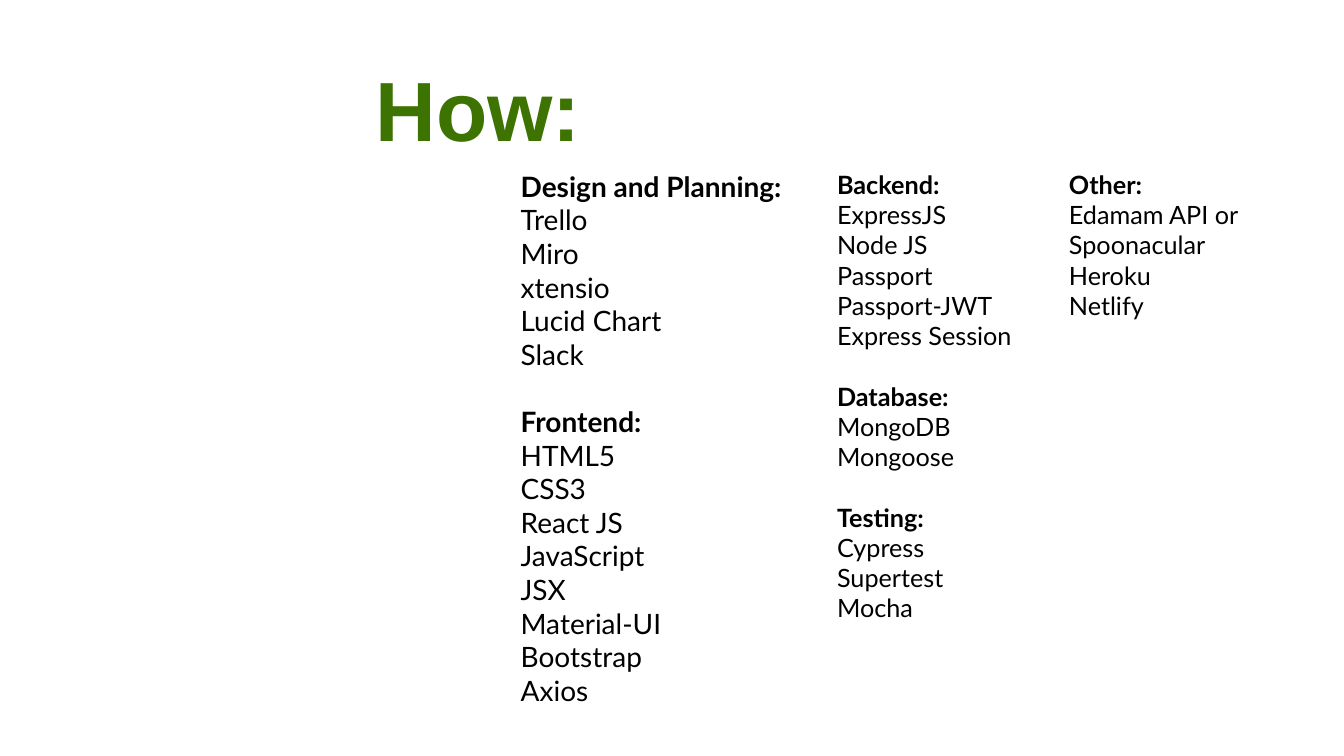
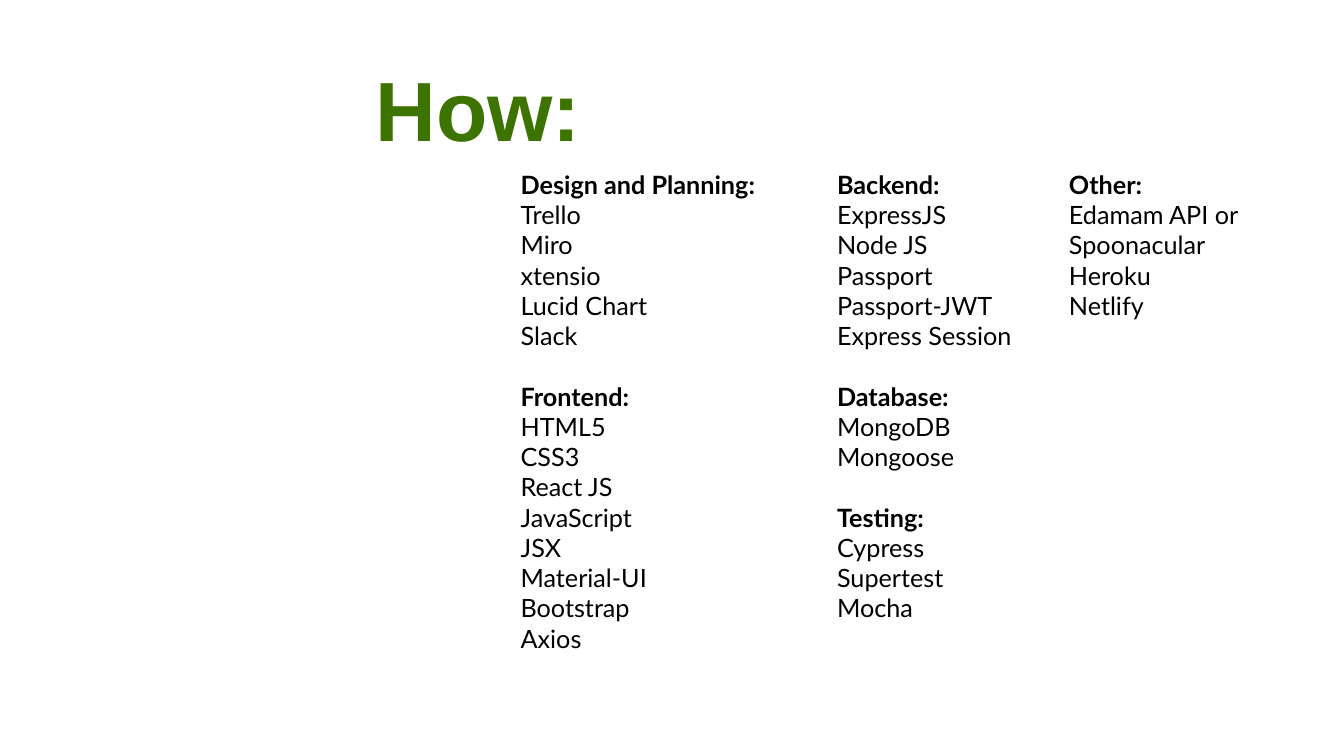
Before and after one commit to CA-MERN/MERN-Part-A-Docs, a slide deck: slide 14 of Presentation1.pptx (slide 9 before the commit). Drawn at 1344x756 pixels with LibreOffice and Linux fonts; fonts in the diff are those of the drawing; background and template pictures are left out. Boxes give left, top, right and bottom in pixels: in the first picture for what was removed or moved away, otherwise in the second. Text is boxed around its words. In the diff, an @@ line names an element or a change of style, - is before the commit and + after.

Commit message:
Presentation Complete

```diff
--- a/Presentation1.pptx
+++ b/Presentation1.pptx
@@ text "Design and Planning:" at bbox=[521, 175, 755, 649]: size 20 to 18 pt @@
```
Also in this commit, not shown: 2 other slides changed, 12 slides added, 8 slides removed.
